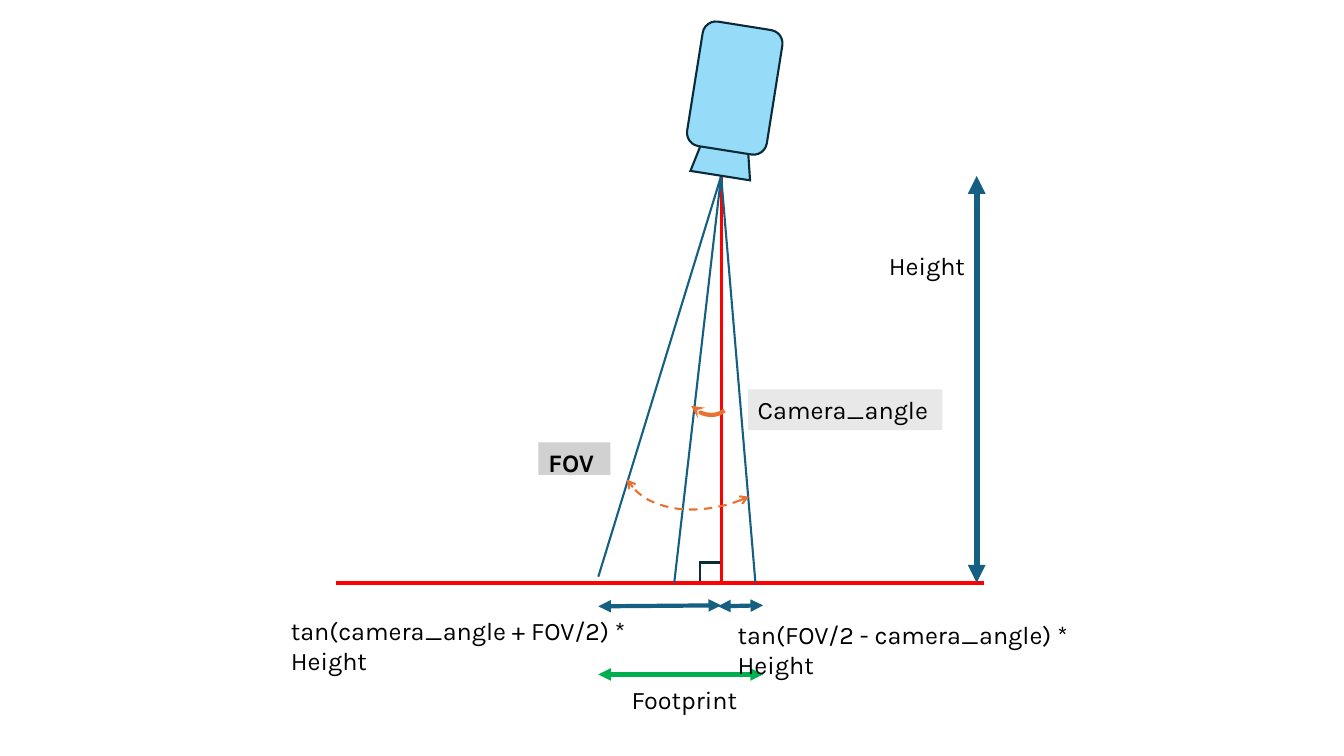
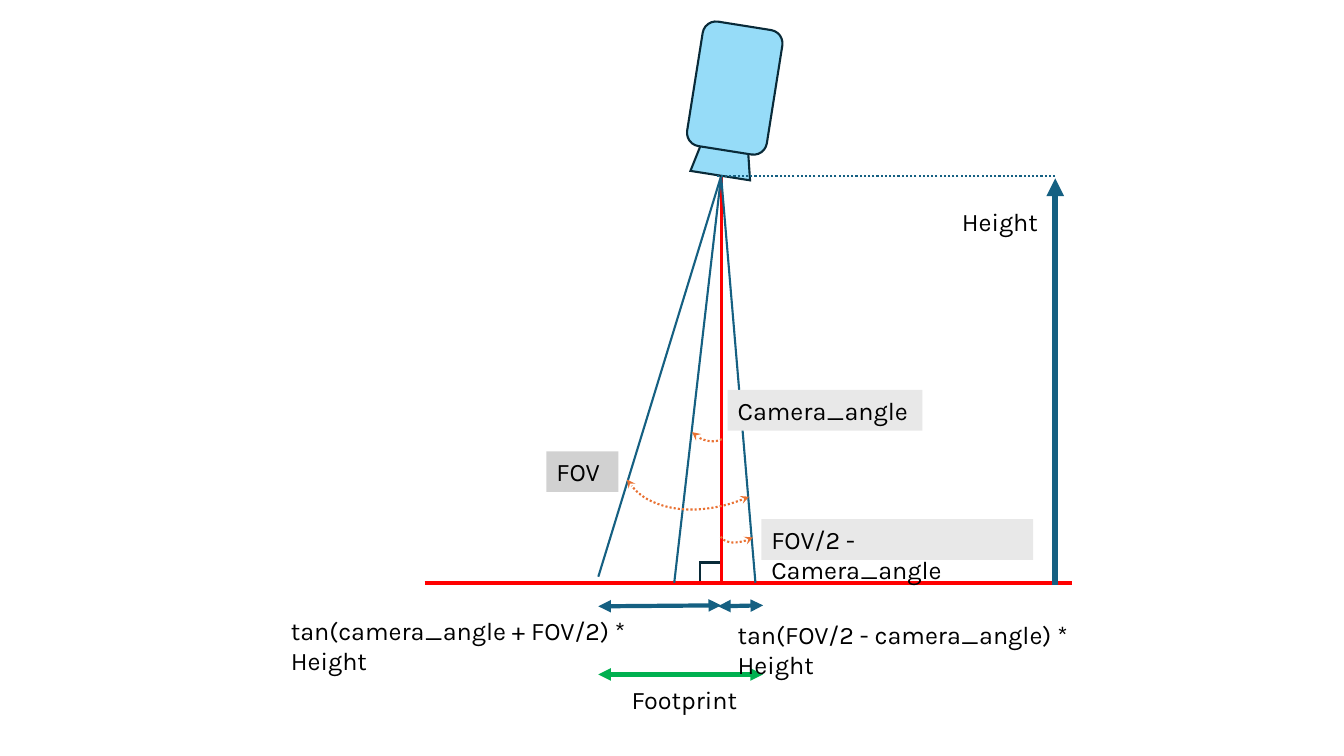
Before and after one commit to chgenedu/oa-drone-trajectory-mar-2025, a slide deck: slide 2 of assets/CH_assets/diagrams.pptx. Drawn at 1344x756 pixels with LibreOffice and Linux fonts; fonts in the diff are those of the drawing. Boxes give left, top, right and bottom in pixels: in the first picture for what was removed or moved away, otherwise in the second. Text is boxed around its words. In the diff, an @@ line names an element or a change of style, - is before the commit and + after.

```diff
--- a/assets/CH_assets/diagrams.pptx
+++ b/assets/CH_assets/diagrams.pptx
@@ line added from (1056, 176) to (717, 176), #156082 1.5 pt dashed @@
@@ double arrow moved from (977, 176) - (977, 583) to (1056, 178) - (1056, 585) @@
@@ double arrow (1056, 178) - (1056, 585): double arrow to arrow @@
@@ text "Height": place and size @@
-text "Height" at box(889, 257, 965, 282)
+text "Height" at box(962, 213, 1038, 237)
@@ arc (boxed as its full ellipse): place and size @@
-arc (boxed as its full ellipse) at box(672, 356, 742, 426)
+arc (boxed as its full ellipse) at box(673, 382, 743, 452)
@@ arc (boxed as its full ellipse) at box(673, 382, 743, 452): outline #E97132 3 pt to #E97132 1.5 pt dashed; proportions changed @@
@@ rectangle "Camera_angle": place and size @@
-rectangle "Camera_angle" at box(748, 389, 943, 430)
+rectangle "Camera_angle" at box(728, 390, 923, 431)
@@ rectangle "FOV": place and size @@
-rectangle "FOV" at box(538, 443, 610, 476)
+rectangle "FOV" at box(546, 452, 618, 492)
@@ rectangle "FOV" at box(546, 452, 618, 492): bold off @@
@@ arc (boxed as its full ellipse) added at box(711, 486, 787, 552), outline #E97132 1.5 pt dashed @@
@@ rectangle added at box(761, 519, 1033, 560), fill #E8E8E8, 18 pt, text #000000 @@
+FOV/2 - Camera_angle
@@ line moved from (336, 583) - (984, 583) to (424, 583) - (1073, 583) @@
```
Also in this commit, not shown: 1 other slide changed, 2 other files.
